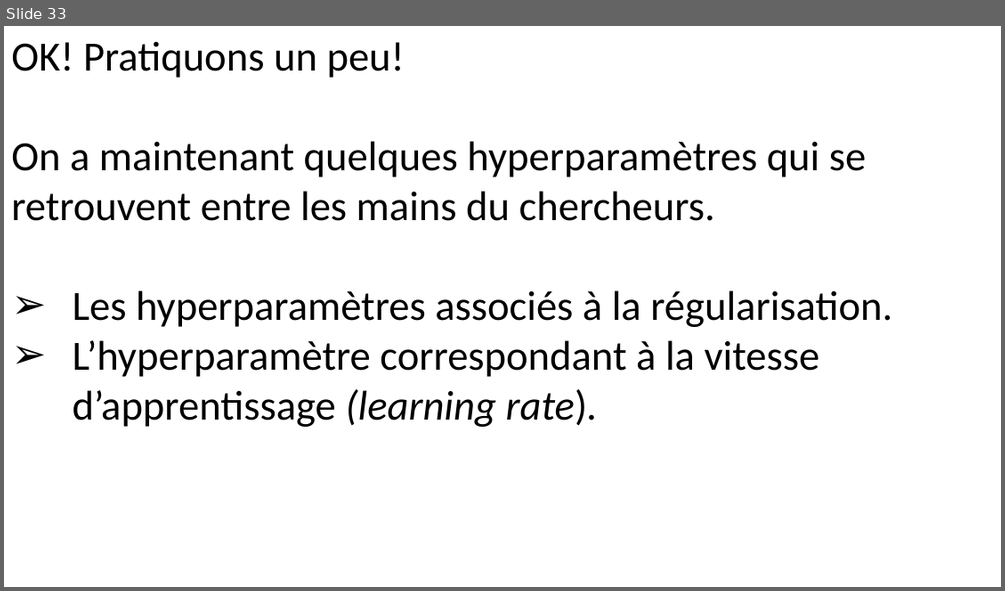
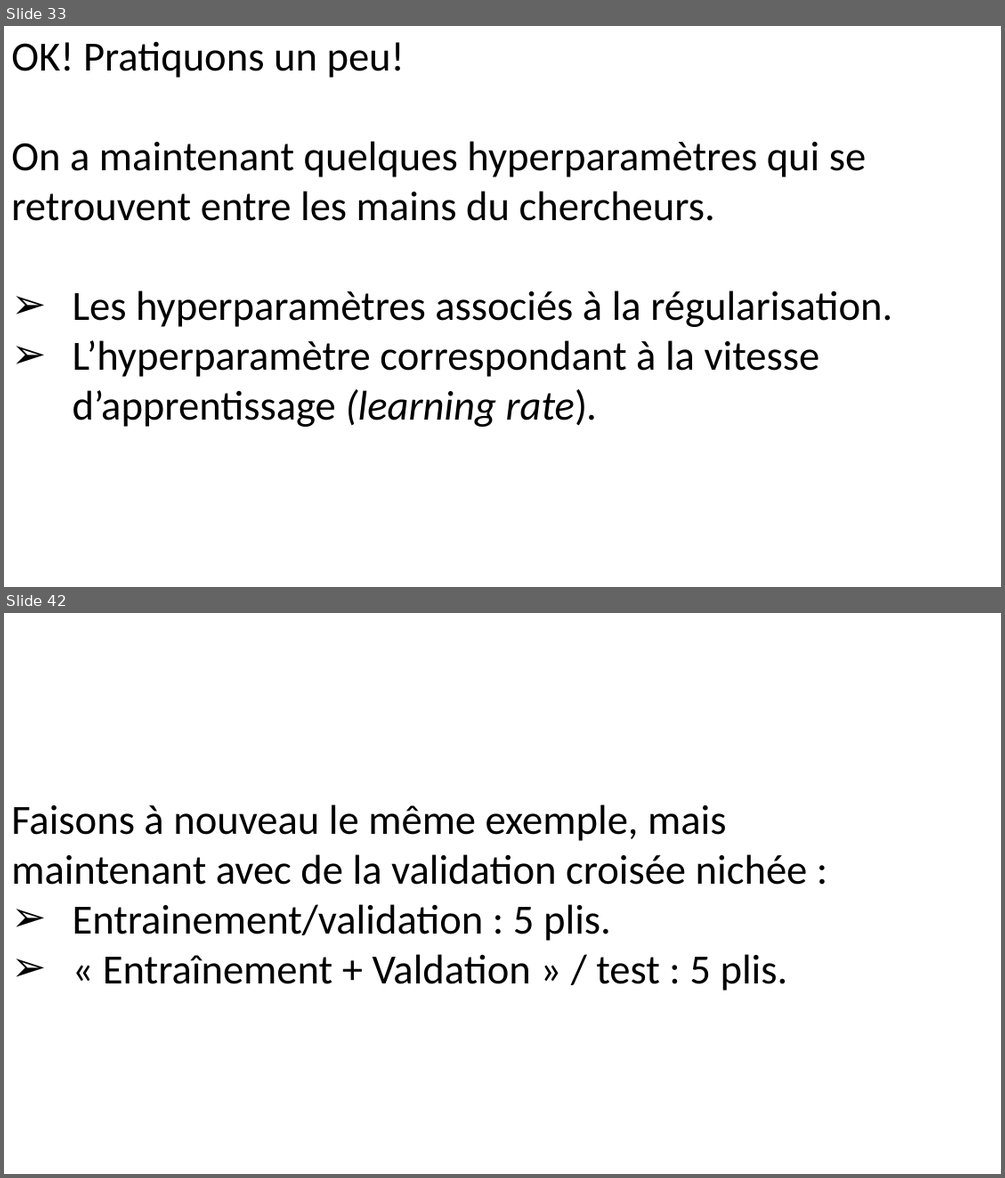
Before and after one commit to pnplab/ML_CRIUSMM, a slide deck: cours_2/img/cours_2.pptx. Shown one above the other, each under a label of ours: slide 33 before the commit, slides 33 and 42 after it; the slides between them are not shown. The pictures are 1005x591 and 1005x1178 pixels, drawn with LibreOffice and Linux fonts; fonts in the diff are those of the drawing. Boxes give left, top, right and bottom in pixels: in the first picture for what was removed or moved away, otherwise in the second. Text is boxed around its words. In the diff, an @@ line names an element or a change of style, - is before the commit and + after.

```diff
--- a/cours_2/img/cours_2.pptx
+++ b/cours_2/img/cours_2.pptx
@@ slide 42 added at [4, 613, 1001, 1174], background #FFFFFF @@
@@ text added at [11, 804, 808, 990], 40 pt, text #000000 @@
+Faisons à nouveau le même exemple, mais
+maintenant avec de la validation croisée nichée :
+➢ Entrainement/validation : 5 plis.
+➢ « Entraînement + Valdation » / test : 5 plis.
```
Also in this commit, not shown: 8 other slides added, 10 other files.
